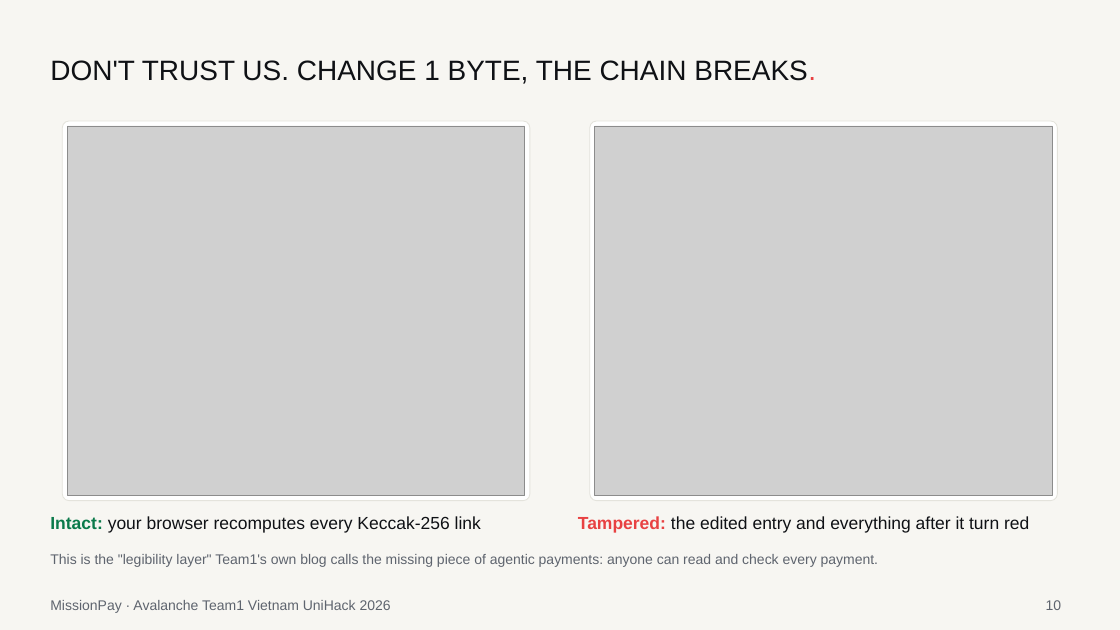
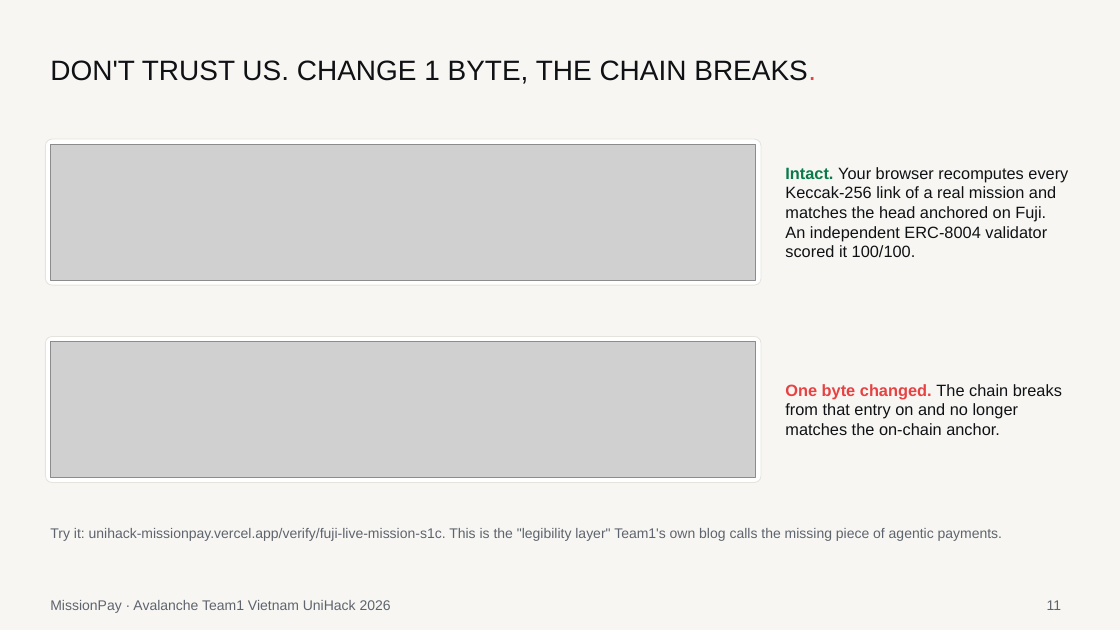
Before and after one commit to lenamkhanhh/UniHack, a slide deck: slide 11 of artifacts/submission-s1/MissionPay-pitch-deck-v2.pptx (slide 10 before the commit). Drawn at 1120x630 pixels with LibreOffice and Linux fonts; fonts in the diff are those of the drawing; grey boxes stand for pictures. Boxes give left, top, right and bottom in pixels: in the first picture for what was removed or moved away, otherwise in the second. Text is boxed around its words. In the diff, an @@ line names an element or a change of style, - is before the commit and + after.

```diff
--- a/artifacts/submission-s1/MissionPay-pitch-deck-v2.pptx
+++ b/artifacts/submission-s1/MissionPay-pitch-deck-v2.pptx
@@ rounded rectangle: place and size @@
-rounded rectangle at (62, 121, 530, 501)
+rounded rectangle at (45, 139, 761, 286)
@@ rounded rectangle at (45, 139, 761, 286): proportions changed @@
@@ picture: place and size @@
-picture at (67, 126, 525, 496)
+picture at (50, 145, 756, 281)
@@ picture removed at (595, 126, 1053, 496) @@
@@ text "Intact. Your browser recomputes every ..." at (785, 167, 1068, 257): vertical alignment top to middle @@
@@ text at (785, 167, 1068, 257): text changed; size 15 to 14 pt @@
-Intact: your browser recomputes every Keccak-256 link
+Intact. Your browser recomputes every Keccak-256 link of a real mission and matches the head anchored on Fuji. An independent ERC-8004 validator scored it 100/100.
@@ rounded rectangle at (45, 337, 761, 483): proportions changed @@
@@ rounded rectangle: place and size @@
-rounded rectangle at (590, 121, 1058, 501)
+rounded rectangle at (45, 337, 761, 483)
@@ picture added at (50, 342, 756, 478) @@
@@ text "One byte changed. The chain ..." at (785, 384, 1062, 435): vertical alignment top to middle @@
@@ text at (785, 384, 1062, 435): text changed; size 15 to 14 pt @@
-Tampered: the edited entry and everything after it turn red
+One byte changed. The chain breaks from that entry on and no longer matches the on-chain anchor.
@@ text at (50, 528, 1002, 541): text changed @@
-This is the "legibility layer" Team1's own blog calls the missing piece of agentic payments: anyone can read and check every payment.
+Try it: unihack-missionpay.vercel.app/verify/fuji-live-mission-s1c. This is the "legibility layer" Team1's own blog calls the missing piece of agentic payments.
@@ page number at (1047, 600, 1061, 610): text changed @@
-10
+11
```
Also in this commit, not shown: 4 other slides changed, 1 slide added, 9 other files.
